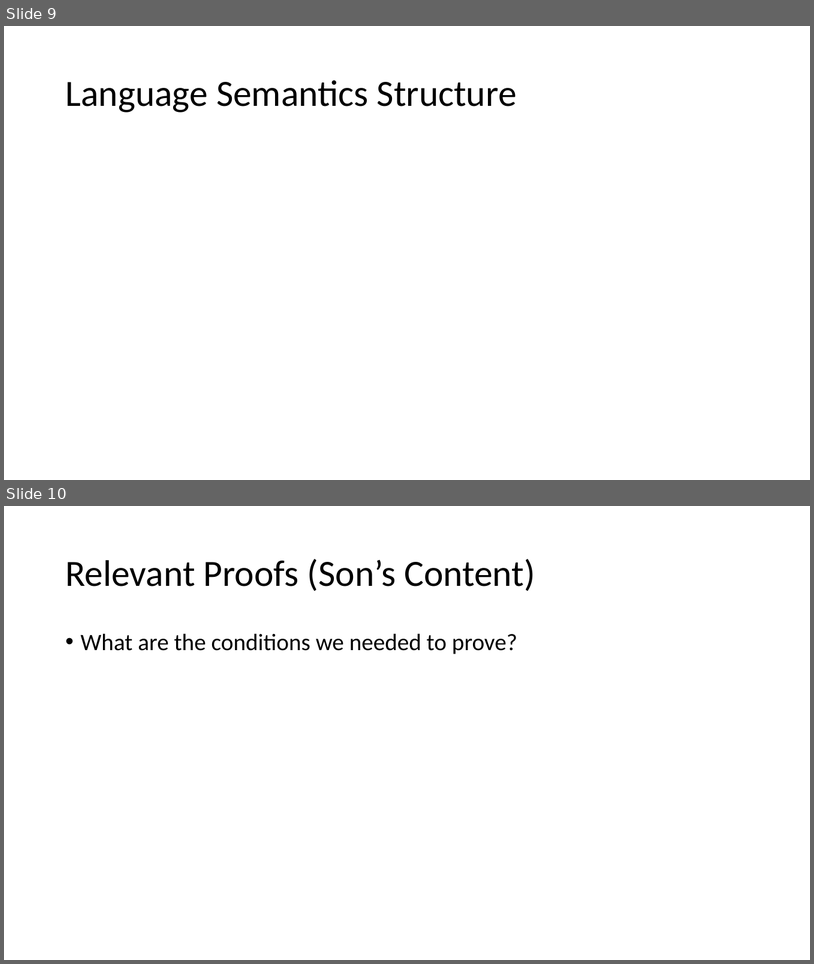
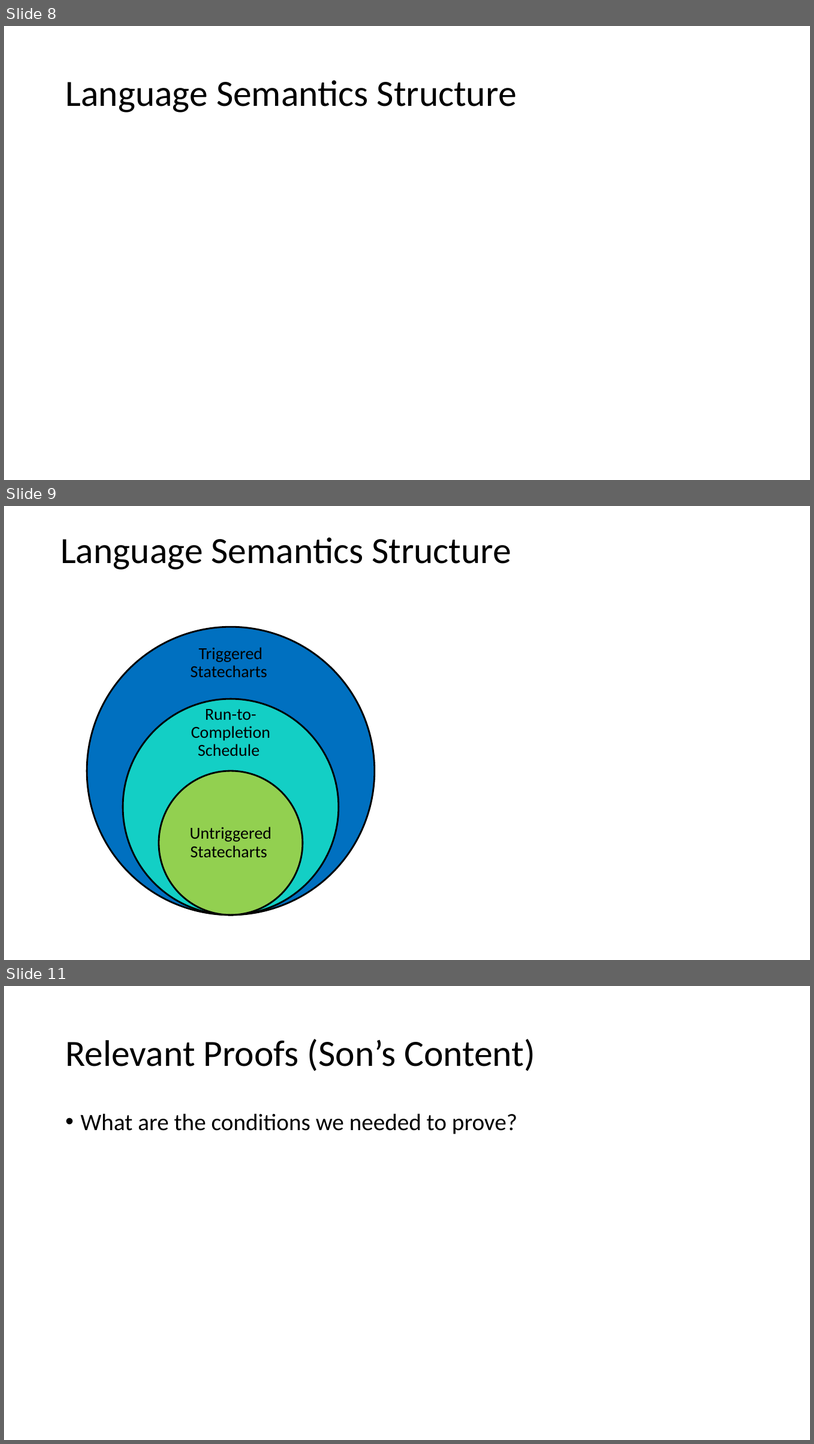
Before and after one commit to kmorris3/rodin_scxml_plugin, a slide deck: manuscripts/ICTAC2023/ICTAC-2023-Presentation.pptx. Shown one above the other, each under a label of ours: slides 9 and 10 before the commit, slides 8, 9 and 11 after it; the slides between them are not shown. The pictures are 814x964 and 814x1444 pixels, drawn with LibreOffice and Linux fonts; fonts in the diff are those of the drawing. Boxes give left, top, right and bottom in pixels: in the first picture for what was removed or moved away, otherwise in the second. Text is boxed around its words. In the diff, an @@ line names an element or a change of style, - is before the commit and + after.

```diff
--- a/manuscripts/ICTAC2023/ICTAC-2023-Presentation.pptx
+++ b/manuscripts/ICTAC2023/ICTAC-2023-Presentation.pptx
@@ slide 9 added at box(4, 506, 810, 960), background #FFFFFF @@
@@ title added at box(60, 537, 512, 570), 44 pt, text #000000 @@
+Language Semantics Structure
@@ group added at box(87, 627, 375, 915): 3 ellipses, 3 texts @@
+Triggered Statecharts
+Run-to-Completion Schedule
+Untriggered Statecharts
@@ what was slide 9 is now slide 8 @@
@@ what was slide 10 is now slide 11 @@
```
Also in this commit, not shown: 6 slides changed, 3 other slides added, 3 slides removed.
